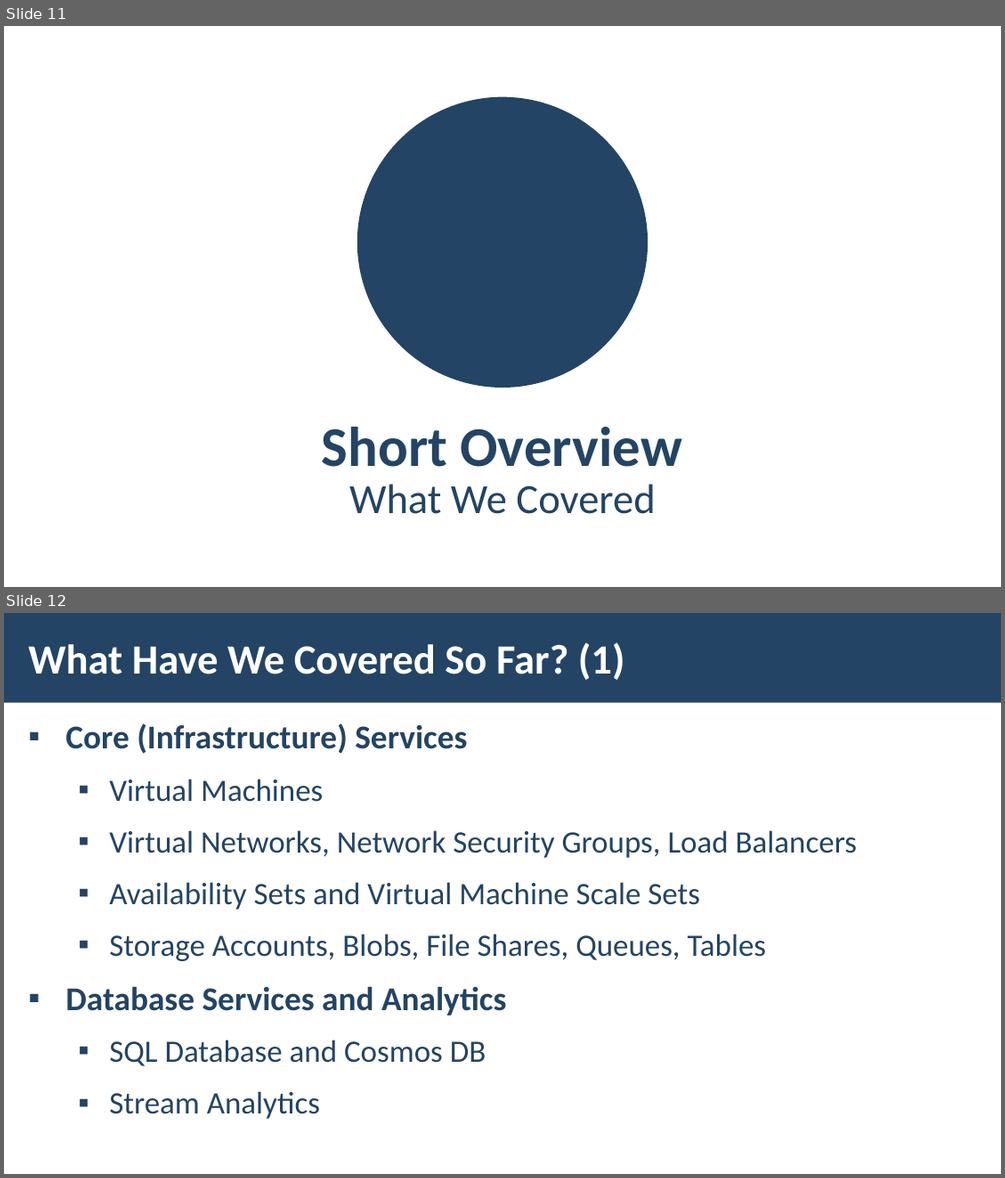
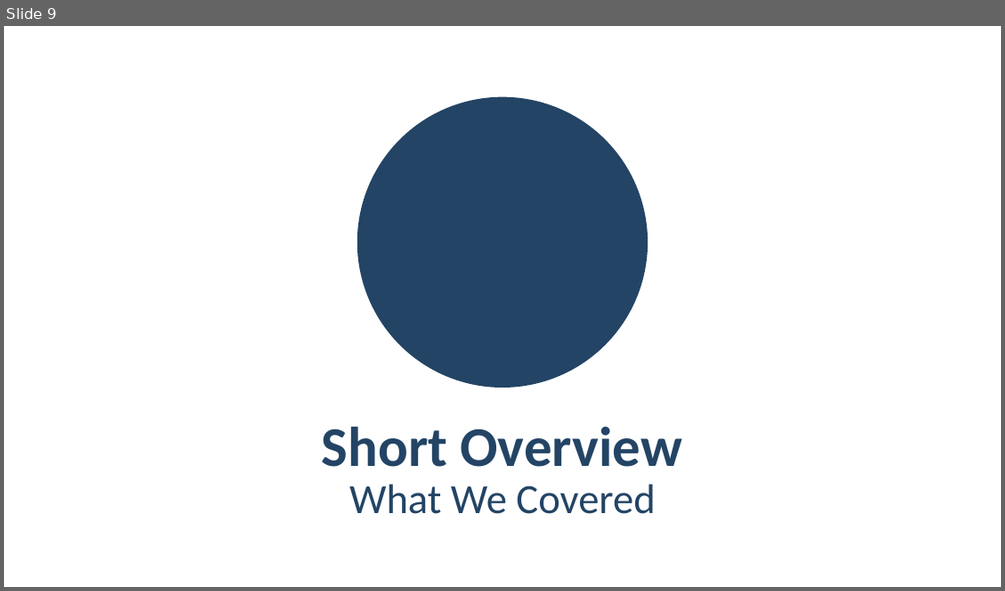
Before and after one commit to pirocorp/Azure, a slide deck: 06. ALL TOGETHER/M6-Slides-All-Together.pptx. Shown one above the other, each under a label of ours: slides 11 and 12 before the commit, slide 9 after it. The pictures are 1005x1178 and 1005x591 pixels, drawn with LibreOffice and Linux fonts; fonts in the diff are those of the drawing; background and template pictures are left out. Boxes give left, top, right and bottom in pixels: in the first picture for what was removed or moved away, otherwise in the second. Text is boxed around its words. In the diff, an @@ line names an element or a change of style, - is before the commit and + after.

```diff
--- a/06. ALL TOGETHER/M6-Slides-All-Together.pptx
+++ b/06. ALL TOGETHER/M6-Slides-All-Together.pptx
@@ slide 12 removed at <box>4,613,1001,1174</box>, background picture (left out) @@
@@ rectangle removed at <box>4,613,1001,703</box> @@
@@ title removed at <box>28,642,625,680</box> @@
-What Have We Covered So Far? (1)
@@ text removed at <box>65,723,857,1119</box> @@
-▪ Core (Infrastructure) Services
-  ▪ Virtual Machines
-  ▪ Virtual Networks, Network Security Groups, Load Balancers
-  ▪ Availability Sets and Virtual Machine Scale Sets
-  ▪ Storage Accounts, Blobs, File Shares, Queues, Tables
-▪ Database Services and Analytics
-  ▪ SQL Database and Cosmos DB
-  ▪ Stream Analytics
@@ what was slide 11 is now slide 9 @@
```
Also in this commit, not shown: 13 slides changed, 8 slides added, 5 other slides removed, 2 other files.
